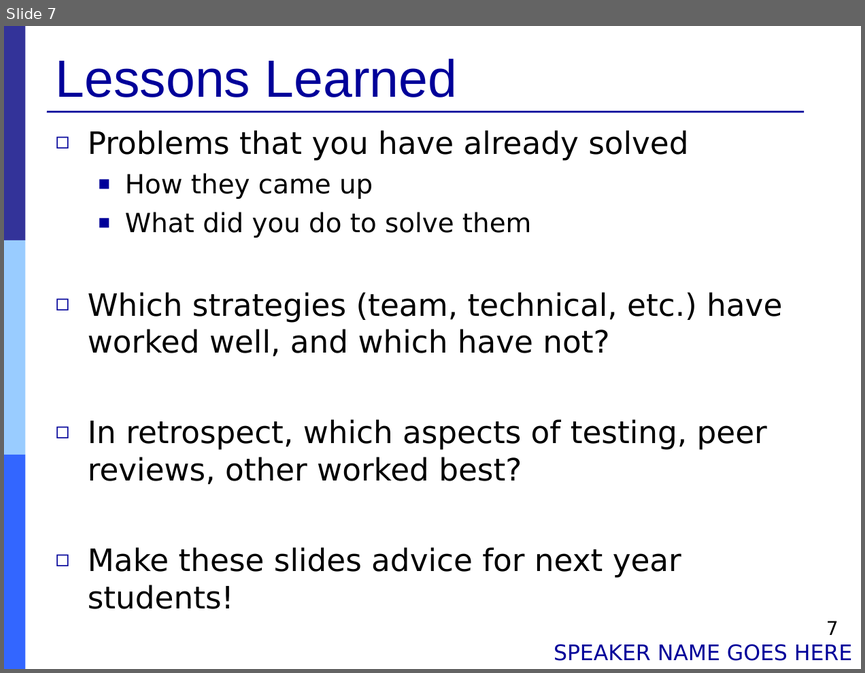
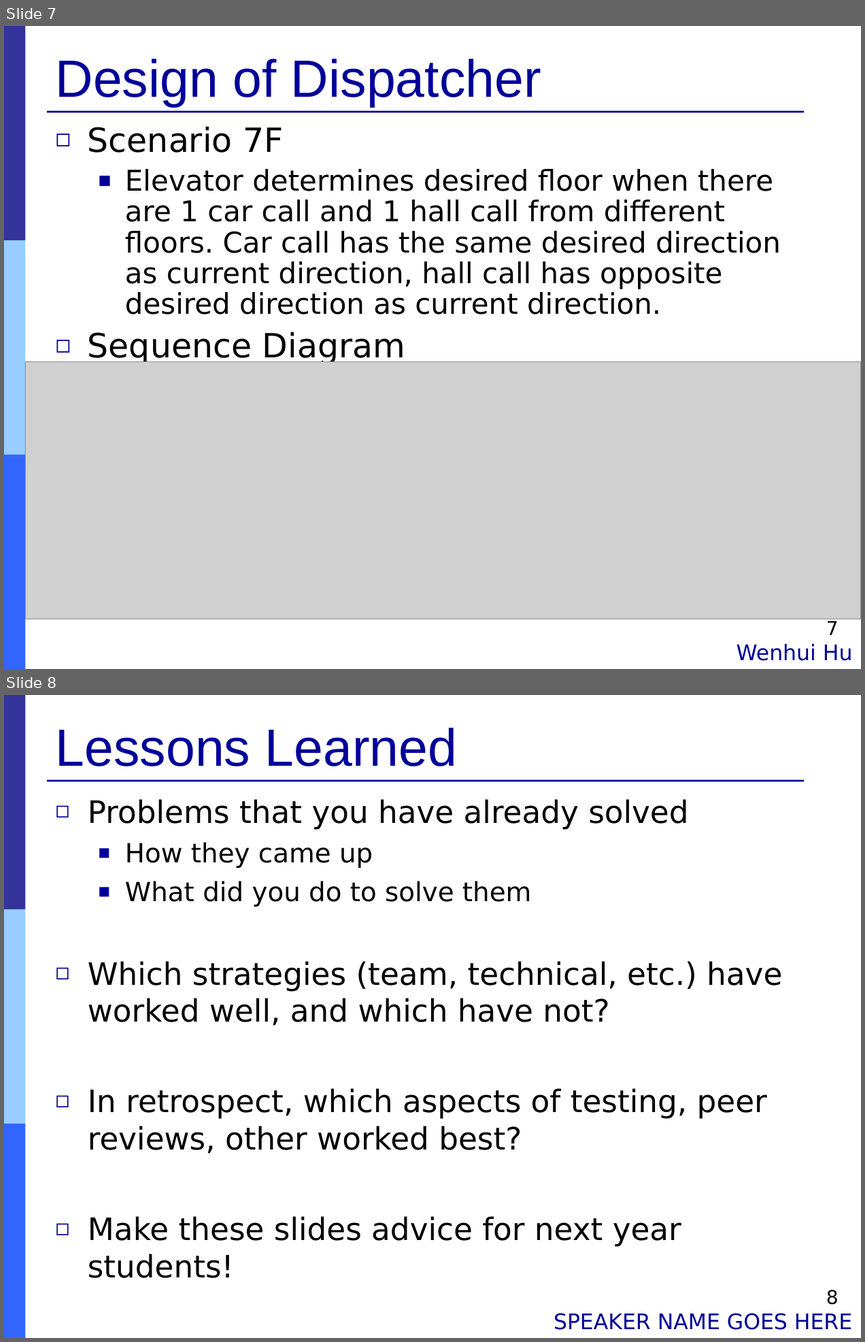
Before and after one commit to Muliang/18649, a slide deck: logs/09_final_pres.ppt. Shown one above the other, each under a label of ours: slide 7 before the commit, slides 7 and 8 after it. The pictures are 865x673 and 865x1342 pixels, drawn with LibreOffice and Linux fonts; fonts in the diff are those of the drawing; grey boxes stand for pictures. Boxes give left, top, right and bottom in pixels: in the first picture for what was removed or moved away, otherwise in the second. Text is boxed around its words. In the diff, an @@ line names an element or a change of style, - is before the commit and + after.

Commit message:
first draft ppt wenhui

```diff
--- a/logs/09_final_pres.ppt
+++ b/logs/09_final_pres.ppt
@@ slide 7 added at box(4, 26, 861, 669), background #FFFFFF; not listed: 4 template elements that a slide beside it also shows @@
@@ title added at box(56, 59, 541, 107), 44 pt, text #000099 @@
+Design of Dispatcher
@@ text added at box(88, 126, 781, 365), 24 pt, text #000000 @@
+◻ Scenario 7F
+  ■ Elevator determines desired floor when there are 1 car call and 1 hall call from different floors. Car call has the same desired direction as current direction, hall call has opposite desired direction as current direction.
+◻ Sequence Diagram
@@ picture added at box(26, 362, 861, 619) @@
@@ page number added at box(826, 620, 838, 635), 16 pt, text #000000 @@
+7
@@ text added at box(736, 643, 853, 660), 18 pt, text #000099 @@
+Wenhui Hu
@@ what was slide 7 is now slide 8 @@
@@ page number at box(826, 1289, 838, 1304): text changed @@
-7
+8
```
Also in this commit, not shown: 3 slides changed, 3 other slides added, 3 slides removed, 3 other files.
